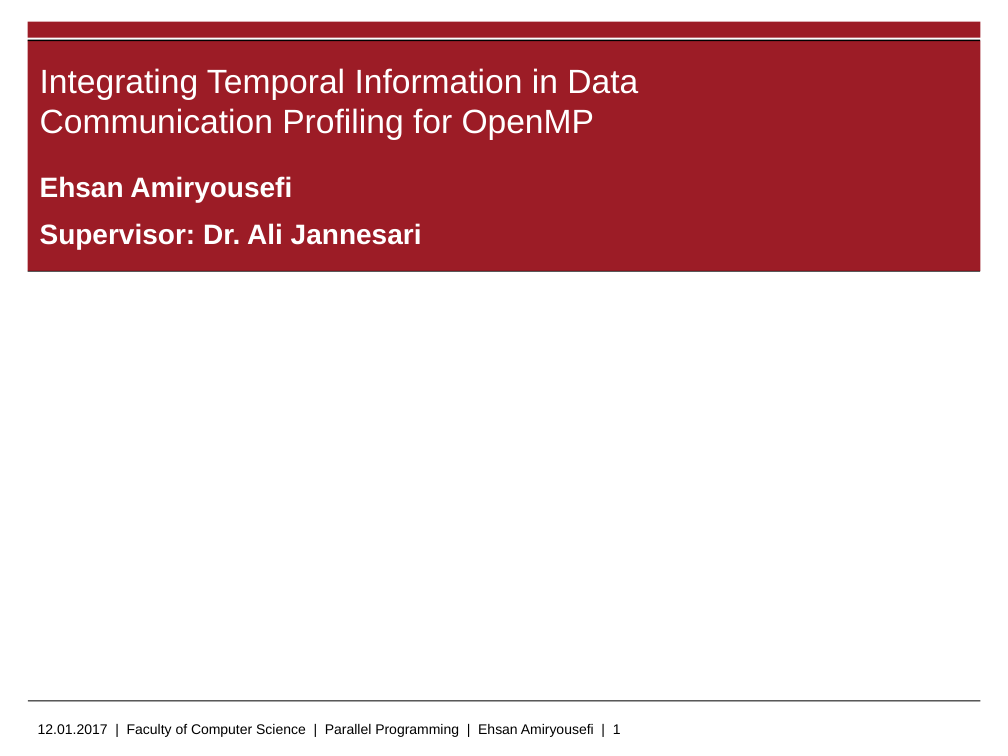
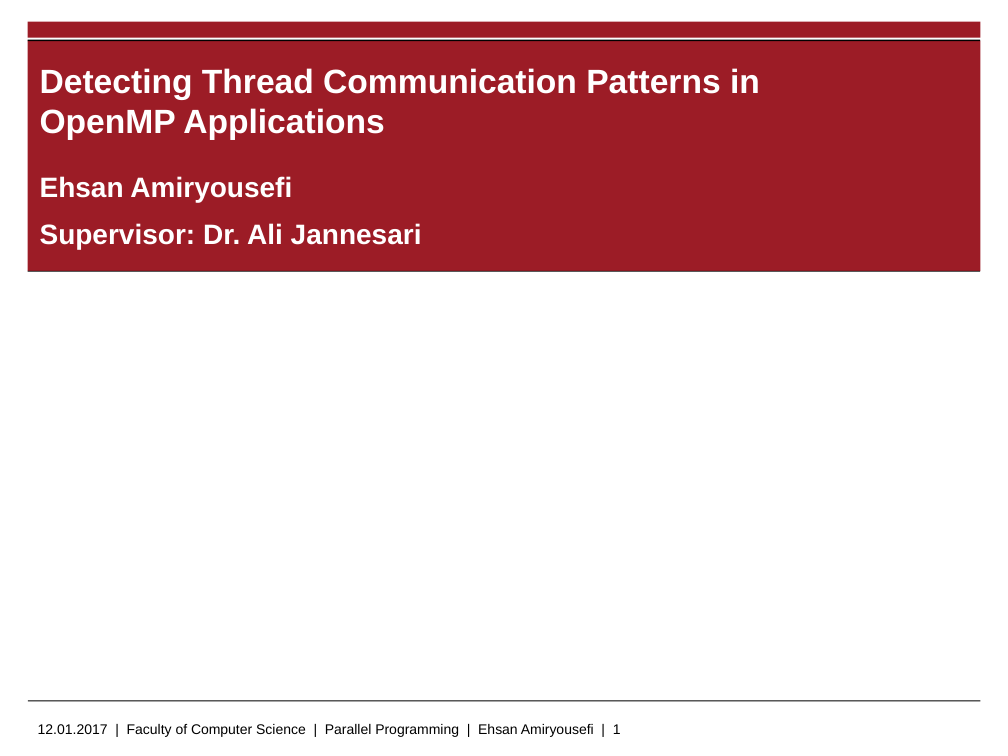
Before and after one commit to EhsanAmiryousefi/MasterThesis, a slide deck: slide 1 of Presentations/Proposal.pptx. Drawn at 1008x756 pixels with LibreOffice and Linux fonts; fonts in the diff are those of the drawing; background and template pictures are left out. Boxes give left, top, right and bottom in pixels: in the first picture for what was removed or moved away, otherwise in the second. Text is boxed around its words. In the diff, an @@ line names an element or a change of style, - is before the commit and + after.

```diff
--- a/Presentations/Proposal.pptx
+++ b/Presentations/Proposal.pptx
@@ title at bbox=[40, 68, 760, 140]: text changed; bold on @@
-Integrating Temporal Information in Data Communication Profiling for OpenMP
+Detecting Thread Communication Patterns in OpenMP Applications
```
Also in this commit, not shown: 3 other slides changed, 3 other files.
